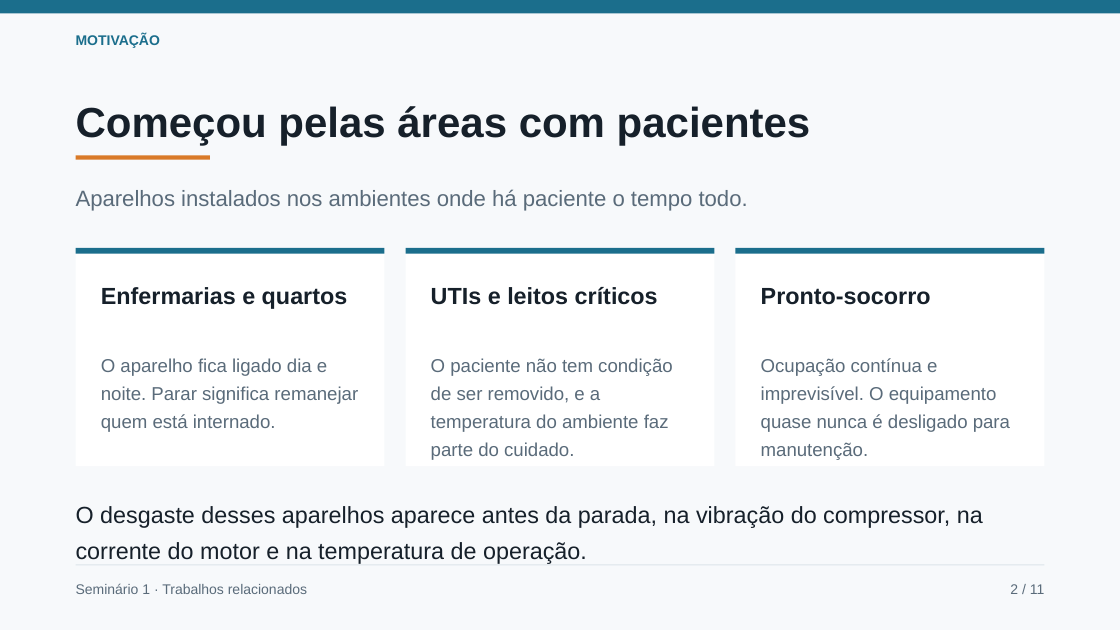
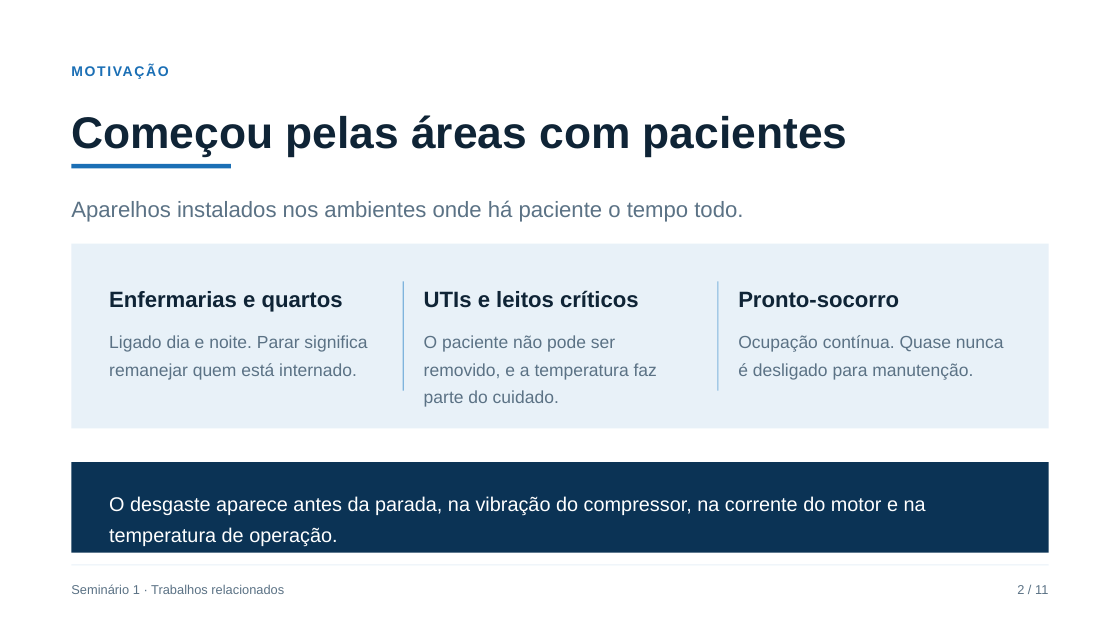
Before and after one commit to whirtex/embedded-system, a slide deck: slide 2 of predictive-maintenance/seminario-1-trabalhos-relacionados.pptx. Drawn at 1120x630 pixels with LibreOffice and Linux fonts; fonts in the diff are those of the drawing. Boxes give left, top, right and bottom in pixels: in the first picture for what was removed or moved away, otherwise in the second. Text is boxed around its words. In the diff, an @@ line names an element or a change of style, - is before the commit and + after.

Commit message:
docs: rebuild Seminário 1 deck in blue and white

```diff
--- a/predictive-maintenance/seminario-1-trabalhos-relacionados.pptx
+++ b/predictive-maintenance/seminario-1-trabalhos-relacionados.pptx
@@ rectangle removed at [0, 0, 1120, 13] @@
@@ text "MOTIVAÇÃO": place and size @@
-text "MOTIVAÇÃO" at [76, 33, 160, 48]
+text "MOTIVAÇÃO" at [71, 60, 1049, 84]
@@ text "MOTIVAÇÃO" at [71, 60, 1049, 84]: text colour #1B6E8C to #1B6FB5, letter spacing 0 to 1.4 pt @@
@@ text "Começou pelas áreas com pacientes": place and size @@
-text "Começou pelas áreas com pacientes" at [76, 106, 811, 146]
+text "Começou pelas áreas com pacientes" at [71, 115, 847, 157]
@@ text "Começou pelas áreas com pacientes" at [71, 115, 847, 157]: size 36 to 38 pt, text colour #16202A to #0F2436 @@
@@ rectangle: place and size @@
-rectangle at [76, 155, 210, 160]
+rectangle at [71, 164, 231, 169]
@@ rectangle at [71, 164, 231, 169]: fill #D97A28 to #1B6FB5 @@
@@ text "Aparelhos instalados nos ambientes onde ...": place and size @@
-text "Aparelhos instalados nos ambientes onde ..." at [76, 189, 748, 211]
+text "Aparelhos instalados nos ambientes onde ..." at [71, 200, 743, 222]
@@ text "Aparelhos instalados nos ambientes onde ..." at [71, 200, 743, 222]: text colour #5A6B7A to #5B7285 @@
@@ rectangle: place and size @@
-rectangle at [0, 0, 1120, 630]
+rectangle at [71, 244, 1049, 429]
@@ rectangle at [71, 244, 1049, 429]: fill #F7F9FB to #E8F1F8 @@
@@ rectangle removed at [76, 248, 385, 466] @@
@@ rectangle removed at [76, 248, 385, 254] @@
@@ rectangle removed at [406, 248, 715, 466] @@
@@ rectangle removed at [406, 248, 715, 254] @@
@@ rectangle removed at [736, 248, 1045, 254] @@
@@ text "Enfermarias e quartos": place and size @@
-text "Enfermarias e quartos" at [101, 287, 348, 309]
+text "Enfermarias e quartos" at [109, 291, 343, 312]
@@ rectangle added at [402, 281, 403, 391], fill #7FB4DD @@
@@ text "UTIs e leitos críticos": place and size @@
-text "UTIs e leitos críticos" at [431, 287, 658, 305]
+text "UTIs e leitos críticos" at [424, 290, 639, 308]
@@ rectangle added at [718, 281, 718, 391], fill #7FB4DD @@
@@ size 20 to 19 pt, text colour #16202A to #0F2436 in 3 elements at [424, 290, 639, 308], [109, 291, 343, 312], [738, 291, 899, 308] @@
@@ text "Pronto-socorro": place and size @@
-text "Pronto-socorro" at [761, 288, 931, 305]
+text "Pronto-socorro" at [738, 291, 899, 308]
@@ text at [109, 335, 367, 380]: text changed; size 16 to 15 pt; text colour #5A6B7A to #5B7285 @@
-O aparelho fica ligado dia e noite. Parar significa remanejar quem está internado.
+Ligado dia e noite. Parar significa remanejar quem está internado.
@@ text at [424, 335, 657, 407]: text changed; size 16 to 15 pt; text colour #5A6B7A to #5B7285 @@
-O paciente não tem condição de ser removido, e a temperatura do ambiente faz parte do cuidado.
+O paciente não pode ser removido, e a temperatura faz parte do cuidado.
@@ text at [738, 335, 1004, 380]: text changed; size 16 to 15 pt; text colour #5A6B7A to #5B7285 @@
-Ocupação contínua e imprevisível. O equipamento quase nunca é desligado para manutenção.
+Ocupação contínua. Quase nunca é desligado para manutenção.
@@ rectangle: place and size @@
-rectangle at [736, 248, 1045, 466]
+rectangle at [71, 462, 1049, 553]
@@ rectangle at [71, 462, 1049, 553]: fill #FFFFFF to #0B3355 @@
@@ text at [109, 496, 926, 547]: text changed; size 20 to 17 pt; text colour #16202A to #FFFFFF @@
-O desgaste desses aparelhos aparece antes da parada, na vibração do compressor, na corrente do motor e na temperatura de operação.
+O desgaste aparece antes da parada, na vibração do compressor, na corrente do motor e na temperatura de operação.
@@ rectangle: place and size @@
-rectangle at [76, 565, 1044, 565]
+rectangle at [71, 565, 1049, 565]
@@ rectangle at [71, 565, 1049, 565]: fill #DCE4EA to #E8F1F8 @@
@@ text "Seminário 1 · Trabalhos relacionados" at [71, 584, 284, 594]: size 12 to 11 pt, text colour #5A6B7A to #5B7285 @@
@@ text "2 / 11" at [1017, 585, 1048, 594]: size 12 to 11 pt, text colour #5A6B7A to #5B7285 @@
@@ text "2 / 11": place and size @@
-text "2 / 11" at [1010, 584, 1045, 594]
+text "2 / 11" at [1017, 585, 1048, 594]
```
Also in this commit, not shown: 7 other slides changed, 3 slides added, 3 slides removed, 1 other file.
